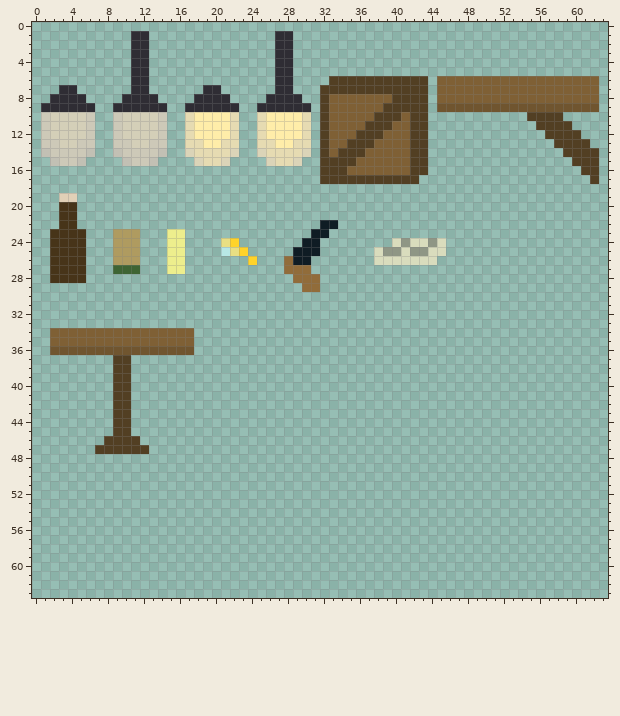
Pixel-art sprite, stored at Assets/Sprites/Map/Props&Items/TTT props.png. The picture above was drawn from the file before the commit.
The file is 64x64 pixels. Colours within 5 levels of each other are drawn and written as one.
After the commit:
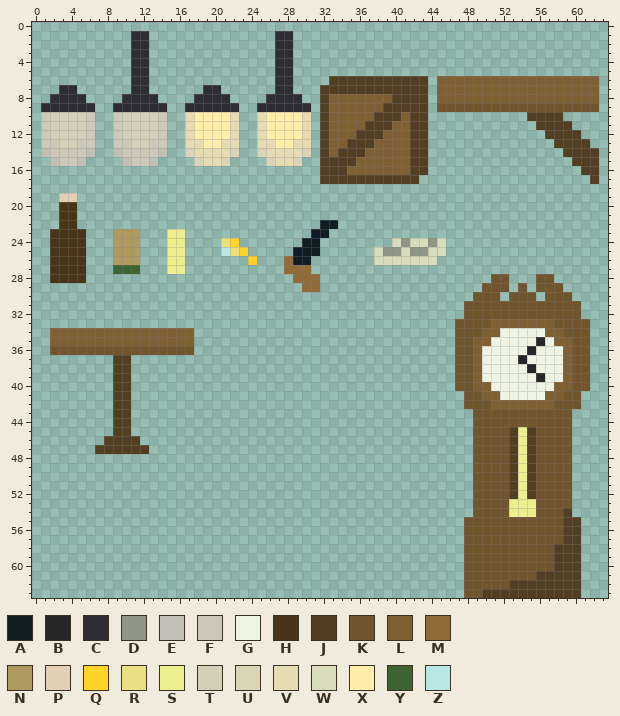
Palette (. is transparent): A #0f1c24  B #272727  C #2f2d34  D #8f9685  E #c2c0b4  F #cdc9b8  G #eff4e3  H #473419  J #523f23  K #70552f  L #7f6035  M #916c3a  N #af9b60  P #e1d0b7  Q #ffd32a  R #e9df83  S #edee8d  T #d4cfb8  U #dbd4b8  V #e6dbb2  W #d9dcbd  X #ffeda9  Y #3e6433  Z #b8e8e5
From old to new:
@@ x 45..63 @@
 27 ...................
-28 ...................
-29 ...................
-30 ...................
-31 ...................
-32 ...................
-33 ...................
-34 ...................
-35 ...................
-36 ...................
-37 ...................
-38 ...................
-39 ...................
-40 ...................
-41 ...................
-42 ...................
-43 ...................
-44 ...................
-45 ...................
-46 ...................
-47 ...................
-48 ...................
-49 ...................
-50 ...................
-51 ...................
-52 ...................
-53 ...................
-54 ...................
-55 ...................
-56 ...................
-57 ...................
-58 ...................
-59 ...................
-60 ...................
-61 ...................
-62 ...................
-63 ...................
+28 ......KK...KK......
+29 .....KKK.K.KKK.....
+30 ....KKK.KKK.KKK....
+31 ...KKKKKKKKKKKKK...
+32 ...KKKKKKKKKKKKK...
+33 ..KKKKLLLLLLLKKKK..
+34 ..KKKLLGGGGGLLKKK..
+35 ..KKLLGGGGGBGLLKK..
+36 ..KKLGGGGGBGGGLKK..
+37 ..KKLGGGGBGGGGLKK..
+38 ..KKLGGGGGBGGGLKK..
+39 ..KKLGGGGGGBGGLKK..
+40 ..KKLLGGGGGGGLLKK..
+41 ...KKLLGGGGGLLKK...
+42 ...KKKLLLLLLLKKK...
+43 ....KKKKKKKKKKK....
+44 ....KKKKKKKKKKK....
+45 ....KKKKJSJKKKK....
+46 ....KKKKJSJKKKK....
+47 ....KKKKJSJKKKK....
+48 ....KKKKJSJKKKK....
+49 ....KKKKJSJKKKK....
+50 ....KKKKJSJKKKK....
+51 ....KKKKJSJKKKK....
+52 ....KKKKJSJKKKK....
+53 ....KKKKSSSKKKK....
+54 ....KKKKSSSKKKJ....
+55 ...KKKKKKKKKKKJJ...
+56 ...KKKKKKKKKKKJJ...
+57 ...KKKKKKKKKKKJJ...
+58 ...KKKKKKKKKKJJJ...
+59 ...KKKKKKKKKKJJJ...
+60 ...KKKKKKKKKKJJJ...
+61 ...KKKKKKKKJJJJJ...
+62 ...KKKKKJJJJJJJJ...
+63 ...KKJJJJJJJJJJJ...
Pixel boxes of the changes (left, top, right, bottom) in both pictures:
added: (455, 274, 590, 598)
